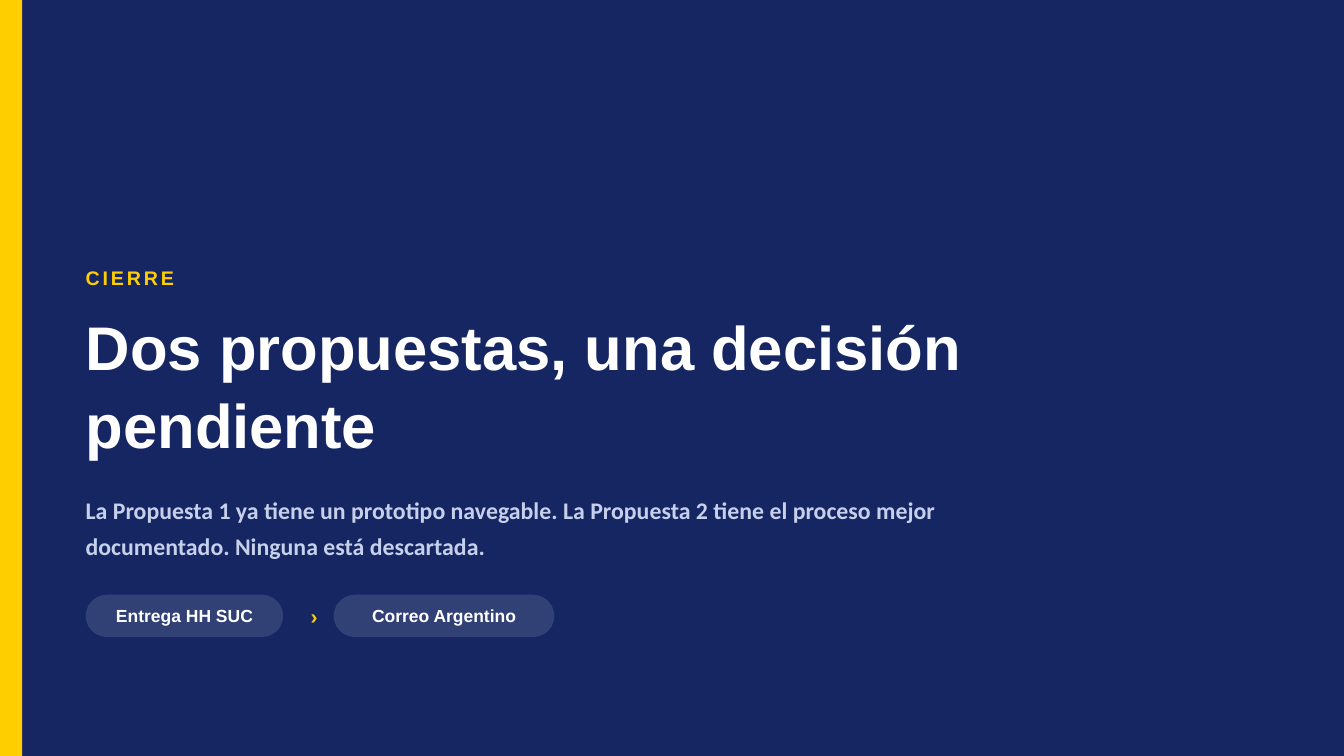
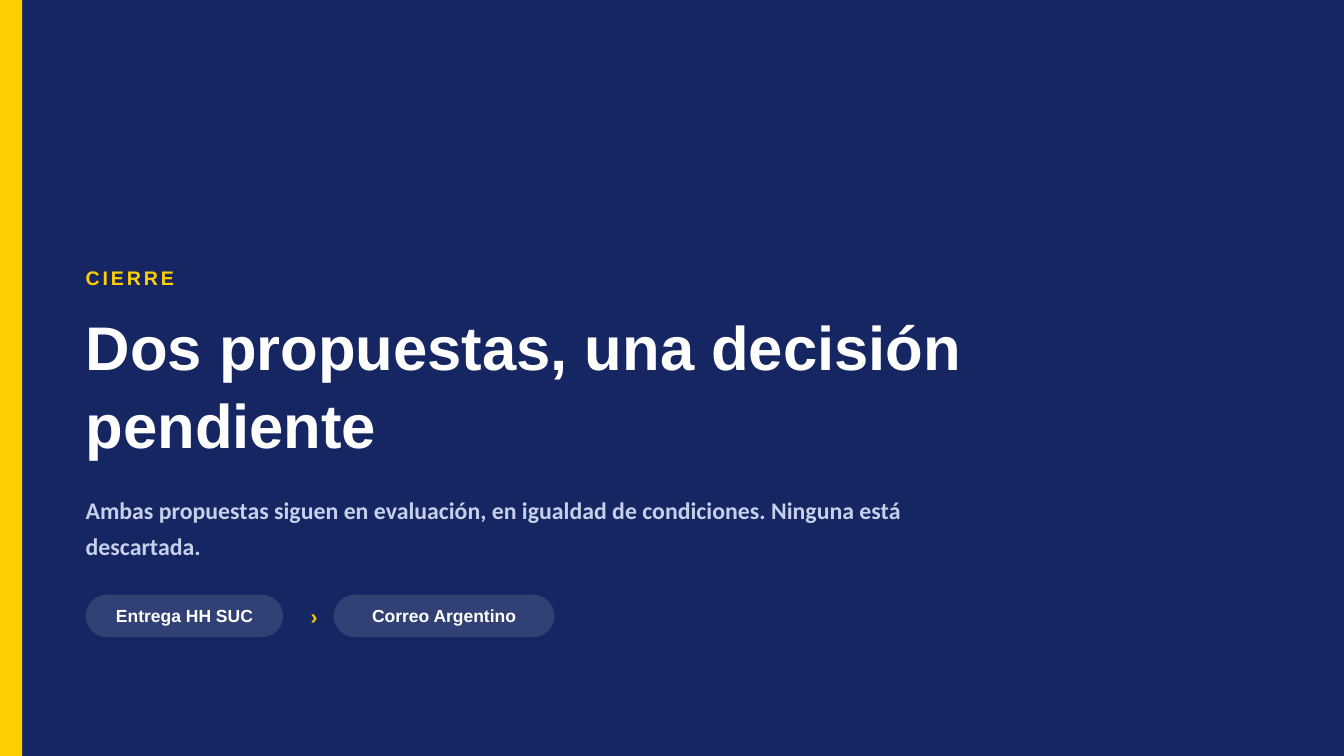
Before and after one commit to Marcolof/entrega-HH-SUC-v1, a slide deck: slide 16 of Documents/Propuesta-1-vs-Propuesta-2.pptx. Drawn at 1344x756 pixels with LibreOffice and Linux fonts; fonts in the diff are those of the drawing. Boxes give left, top, right and bottom in pixels: in the first picture for what was removed or moved away, otherwise in the second. Text is boxed around its words. In the diff, an @@ line names an element or a change of style, - is before the commit and + after.

```diff
--- a/Documents/Propuesta-1-vs-Propuesta-2.pptx
+++ b/Documents/Propuesta-1-vs-Propuesta-2.pptx
@@ text at bbox=[86, 502, 900, 555]: text changed @@
-La Propuesta 1 ya tiene un prototipo navegable. La Propuesta 2 tiene el proceso mejor documentado. Ninguna está descartada.
+Ambas propuestas siguen en evaluación, en igualdad de condiciones. Ninguna está descartada.
```
Also in this commit, not shown: 2 other slides changed, 11 other files.
